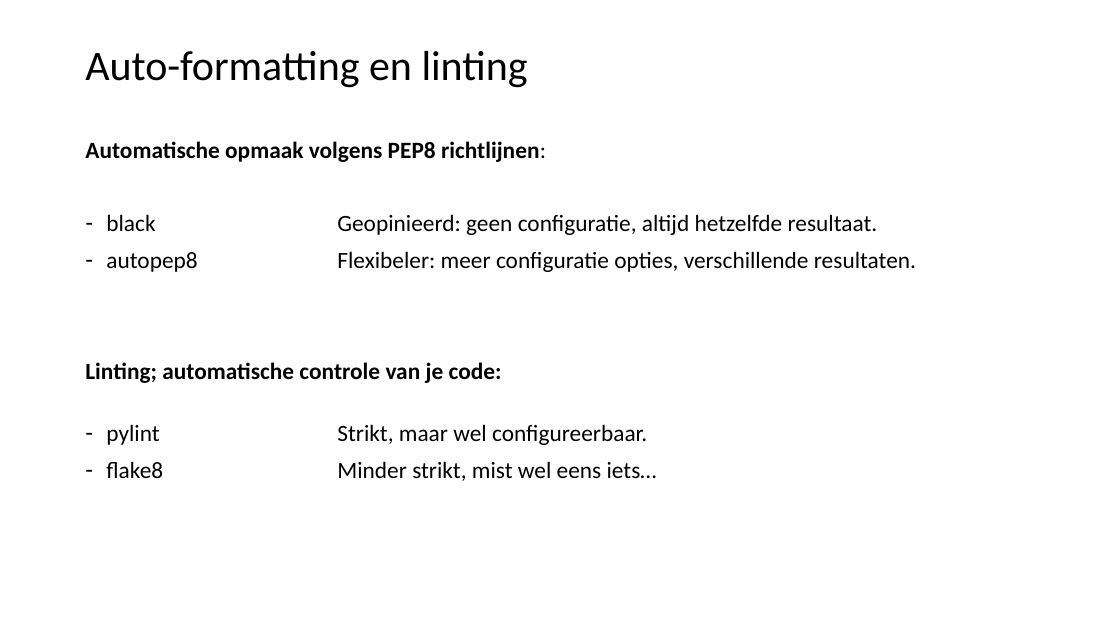
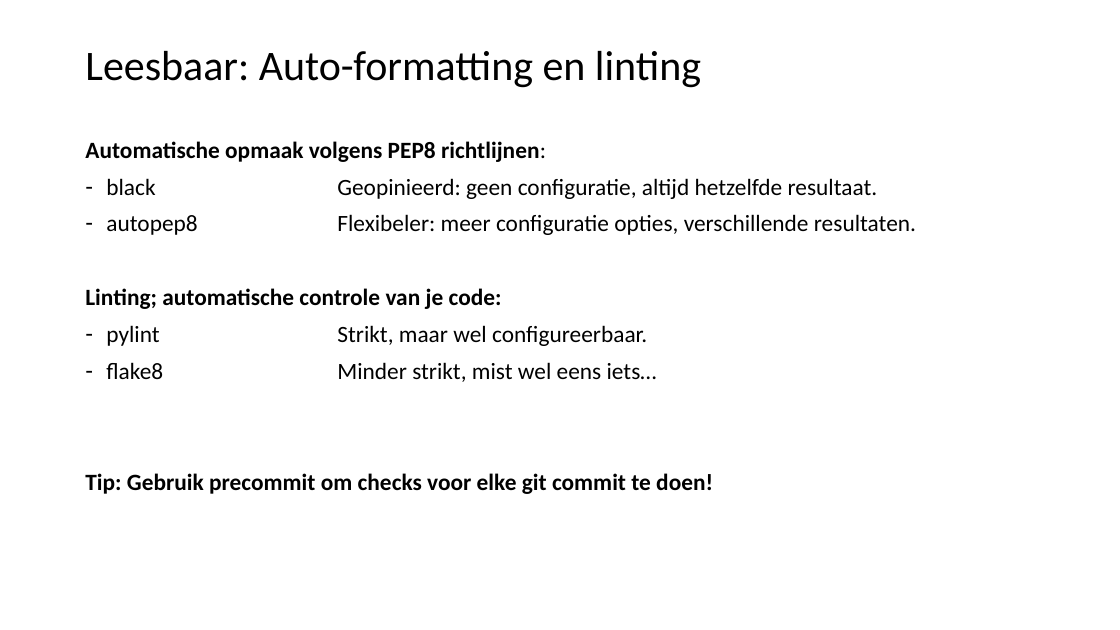
Before and after one commit to LFKoning/knowledge-sharing, a slide deck: slide 6 of python_trainees/2_style_logging_errors/python_traineeship_2.pptx. Drawn at 1120x630 pixels with LibreOffice and Linux fonts; fonts in the diff are those of the drawing. Boxes give left, top, right and bottom in pixels: in the first picture for what was removed or moved away, otherwise in the second. Text is boxed around its words. In the diff, an @@ line names an element or a change of style, - is before the commit and + after.

```diff
--- a/python_trainees/2_style_logging_errors/python_traineeship_2.pptx
+++ b/python_trainees/2_style_logging_errors/python_traineeship_2.pptx
@@ title at (85,51,701,88): text changed @@
-Auto-formatting en linting
+Leesbaar: Auto-formatting en linting
@@ text at (85,473,713,494): paragraph added @@
+Tip: Gebruik precommit om checks voor elke git commit te doen!
```
Also in this commit, not shown: 9 other slides changed, 13 slides added, 1 slide removed, 5 other files.
